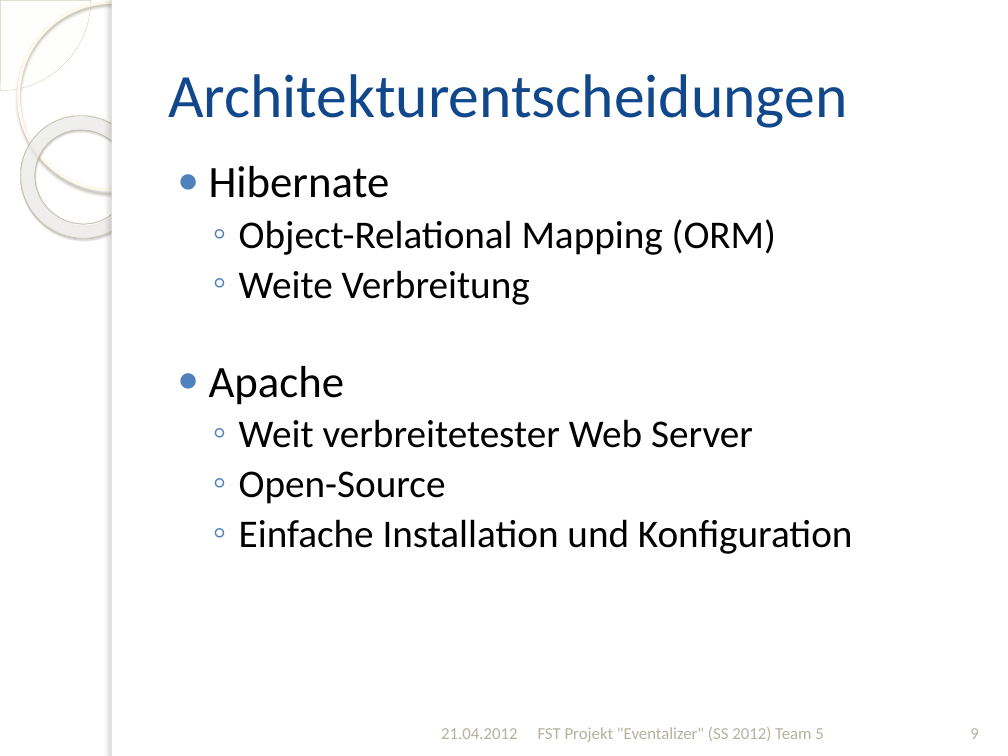
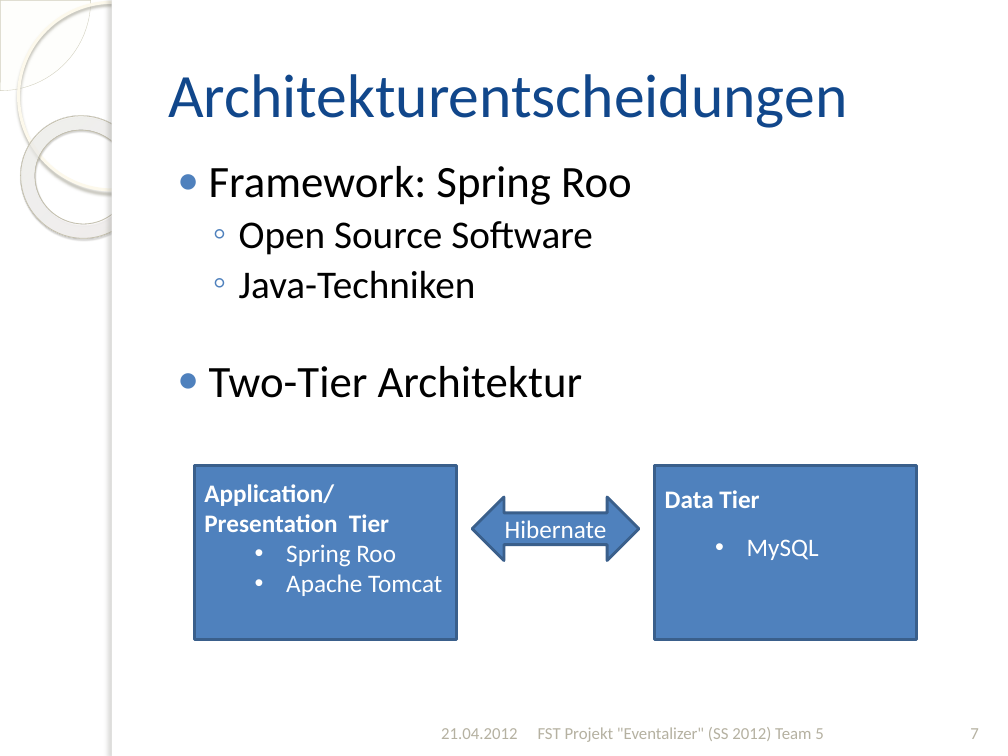
Before and after one commit to silkslostsoul/Eventalizer, a slide deck: slide 7 of Dokumente/Zwischenstand zum 2012-04-21_v2.pptx (slide 9 before the commit). Drawn at 1008x756 pixels with LibreOffice and Linux fonts; fonts in the diff are those of the drawing; background and template pictures are left out. Boxes give left, top, right and bottom in pixels: in the first picture for what was removed or moved away, otherwise in the second. Text is boxed around its words. In the diff, an @@ line names an element or a change of style, - is before the commit and + after.

```diff
--- a/Dokumente/Zwischenstand zum 2012-04-21_v2.pptx
+++ b/Dokumente/Zwischenstand zum 2012-04-21_v2.pptx
@@ text at (209,166,632,398): text changed; size 28 to 32 pt @@
-● Hibernate
-  ◦ Object-Relational Mapping (ORM)
-  ◦ Weite Verbreitung
-● Apache
-  ◦ Weit verbreitetester Web Server
-  ◦ Open-Source
-  ◦ Einfache Installation und Konfiguration
+● Framework: Spring Roo
+  ◦ Open Source Software
+  ◦ Java-Techniken
+● Two-Tier Architektur
@@ rectangle added at (195,466,457,640), fill #4F81BD, outline #3A5F8C 2 pt, 18 pt, text #FFFFFF, bold @@
+Application/ Presentation Tier
+  • Spring Roo
+  • Apache Tomcat
@@ rectangle added at (655,466,917,640), fill #4F81BD, outline #3A5F8C 2 pt, 18 pt, text #FFFFFF, bold @@
+Data Tier
+  • MySQL
@@ left right arrow added at (473,497,639,560), fill #4F81BD, outline #3A5F8C 2 pt, 18 pt, text #FFFFFF @@
+Hibernate
@@ page number at (970,728,978,739): text changed @@
-9
+7
```
Also in this commit, not shown: 5 other slides changed, 1 slide added, 2 slides removed, 1 other file.
